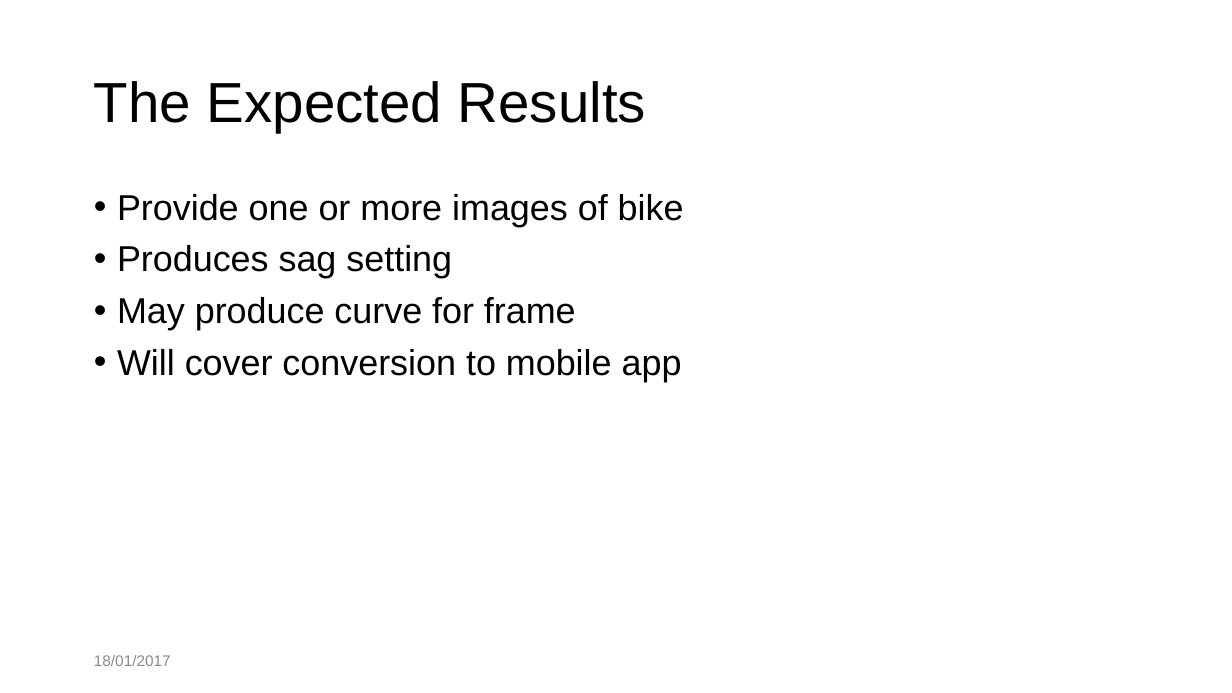
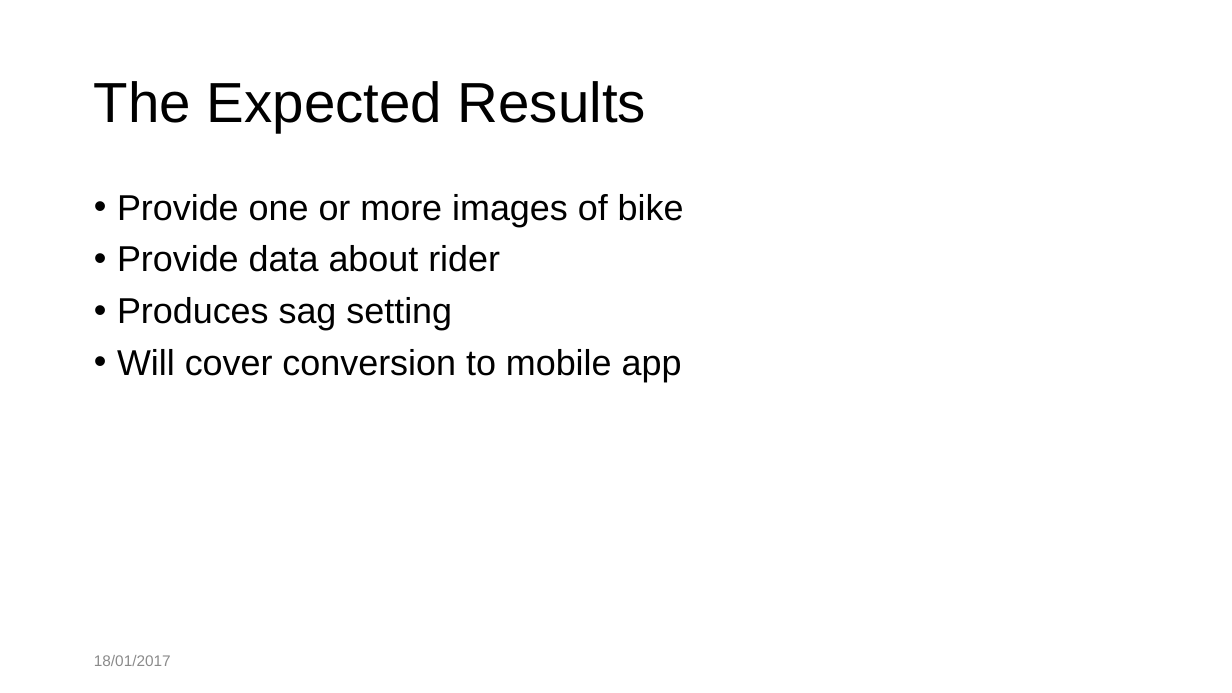
Before and after one commit to Reignable/Employment-Docs, a slide deck: slide 5 of companies/Bosch/honours_presentation/honours.pptx. Drawn at 1232x693 pixels with LibreOffice and Linux fonts; fonts in the diff are those of the drawing; background and template pictures are left out. Boxes give left, top, right and bottom in pixels: in the first picture for what was removed or moved away, otherwise in the second. Text is boxed around its words. In the diff, an @@ line names an element or a change of style, - is before the commit and + after.

```diff
--- a/companies/Bosch/honours_presentation/honours.pptx
+++ b/companies/Bosch/honours_presentation/honours.pptx
@@ text at (117,245,500,272): paragraph added @@
+• Provide data about rider
@@ text at (117,297,576,330): paragraph removed @@
-• May produce curve for frame
```
Also in this commit, not shown: 3 other slides changed, 2 other files.
